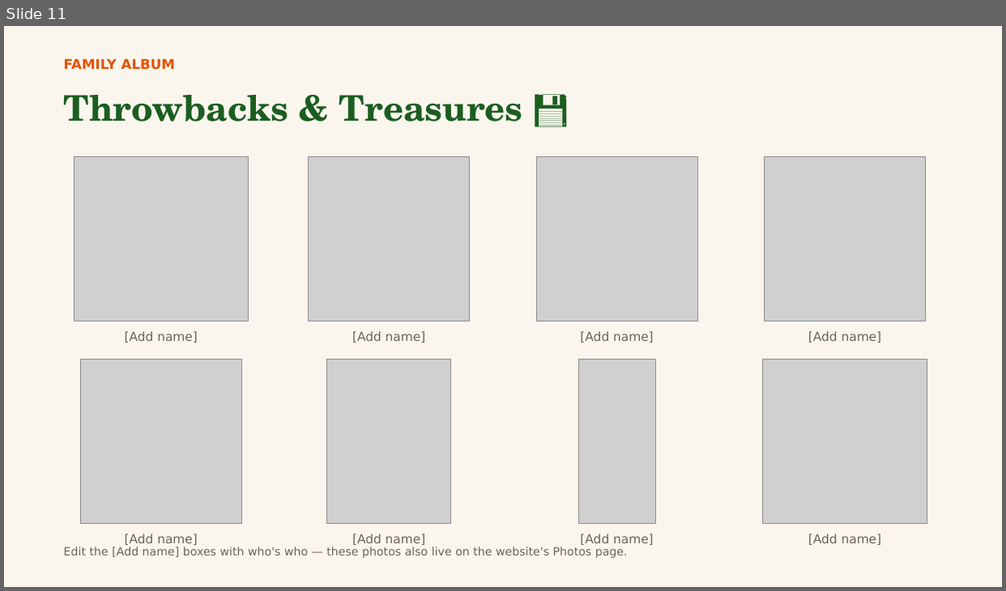
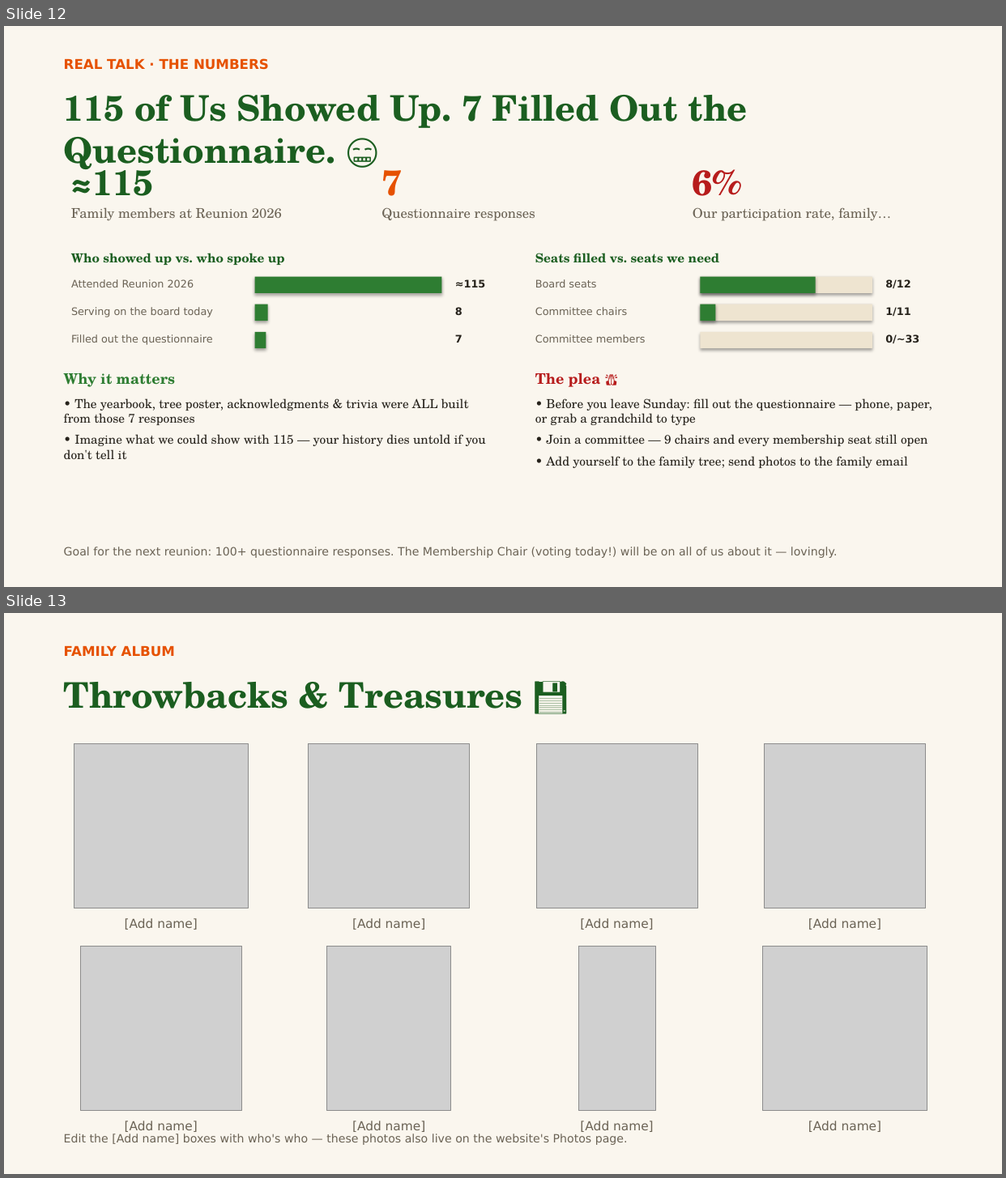
Before and after one commit to MEG-agt25/Family-Reunion, a slide deck: presentation/Harris-Nelson-Reunion-2026.pptx. Shown one above the other, each under a label of ours: slide 11 before the commit, slides 12 and 13 after it. The pictures are 1006x591 and 1006x1178 pixels, drawn with LibreOffice and Linux fonts; fonts in the diff are those of the drawing; grey boxes stand for pictures. Boxes give left, top, right and bottom in pixels: in the first picture for what was removed or moved away, otherwise in the second. Text is boxed around its words. In the diff, an @@ line names an element or a change of style, - is before the commit and + after.

```diff
--- a/presentation/Harris-Nelson-Reunion-2026.pptx
+++ b/presentation/Harris-Nelson-Reunion-2026.pptx
@@ slide 12 added at [4, 26, 1002, 587], background #FAF6EE @@
@@ text added at [64, 58, 269, 70], 13 pt, text #E65100, bold @@
+REAL TALK · THE NUMBERS
@@ text added at [64, 95, 748, 128], 34 pt, text #1B5E20, bold @@
+115 of Us Showed Up. 7 Filled Out the Questionnaire. 😬
@@ text added at [71, 160, 282, 221], 13 pt, text #6B6355 @@
+≈115
+Family members at Reunion 2026
@@ text added at [381, 170, 535, 221], 13 pt, text #6B6355 @@
+7
+Questionnaire responses
@@ text added at [692, 169, 891, 221], 13 pt, text #6B6355 @@
+6%
+Our participation rate, family…
@@ text added at [71, 253, 285, 265], 12 pt, text #1B5E20, bold @@
+Who showed up vs. who spoke up
@@ text added at [535, 253, 719, 263], 12 pt, text #1B5E20, bold @@
+Seats filled vs. seats we need
@@ text added at [71, 280, 194, 288], 10 pt, text #6B6355 @@
+Attended Reunion 2026
@@ rectangle added at [255, 277, 442, 293], fill #2E7D32 @@
@@ text added at [455, 280, 485, 288], 10 pt, text #26221B, bold @@
+≈115
@@ text added at [535, 280, 596, 288], 10 pt, text #6B6355 @@
+Board seats
@@ rectangle added at [701, 277, 872, 293], fill #EEE4D0 @@
@@ rectangle added at [701, 277, 816, 293], fill #2E7D32 @@
@@ text added at [885, 280, 910, 288], 10 pt, text #26221B, bold @@
+8/12
@@ text added at [71, 307, 213, 318], 10 pt, text #6B6355 @@
+Serving on the board today
@@ rectangle added at [255, 305, 267, 321], fill #2E7D32 @@
@@ text added at [455, 307, 462, 315], 10 pt, text #26221B, bold @@
+8
@@ text added at [535, 307, 627, 315], 10 pt, text #6B6355 @@
+Committee chairs
@@ rectangle added at [701, 305, 872, 321], fill #EEE4D0 @@
@@ rectangle added at [701, 305, 716, 321], fill #2E7D32 @@
@@ text added at [885, 307, 910, 316], 10 pt, text #26221B, bold @@
+1/11
@@ text added at [71, 335, 213, 345], 10 pt, text #6B6355 @@
+Filled out the questionnaire
@@ rectangle added at [255, 332, 266, 348], fill #2E7D32 @@
@@ text added at [455, 335, 462, 343], 10 pt, text #26221B, bold @@
+7
@@ text added at [535, 335, 646, 343], 10 pt, text #6B6355 @@
+Committee members
@@ rectangle added at [701, 332, 872, 348], fill #EEE4D0 @@
@@ text added at [885, 335, 919, 344], 10 pt, text #26221B, bold @@
+0/~33
@@ text added at [64, 373, 486, 459], 12 pt, text #26221B @@
+Why it matters
+• The yearbook, tree poster, acknowledgments & trivia were ALL built from those 7 responses
+• Imagine what we could show with 115 — your history dies untold if you don't tell it
@@ text added at [535, 373, 932, 468], 12 pt, text #26221B @@
+The plea 🙏
+• Before you leave Sunday: fill out the questionnaire — phone, paper, or grab a grandchild to type
+• Join a committee — 9 chairs and every membership seat still open
+• Add yourself to the family tree; send photos to the family email
@@ text added at [64, 547, 837, 558], 11 pt, text #6B6355 @@
+Goal for the next reunion: 100+ questionnaire responses. The Membership Chair (voting today!) will be on all of us about it — lovingly.
@@ what was slide 11 is now slide 13 @@
```
Also in this commit, not shown: 1 slide changed, 1 other slide added, 3 other files.
